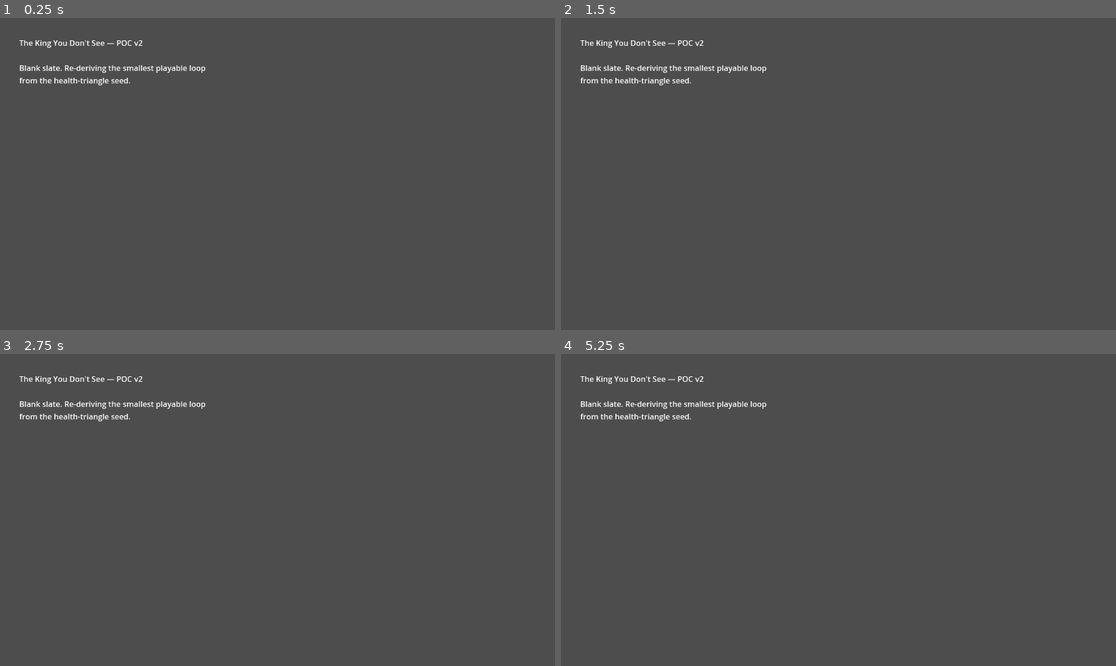
Above: before the commit, frames 1-4 (two rows, left to right).
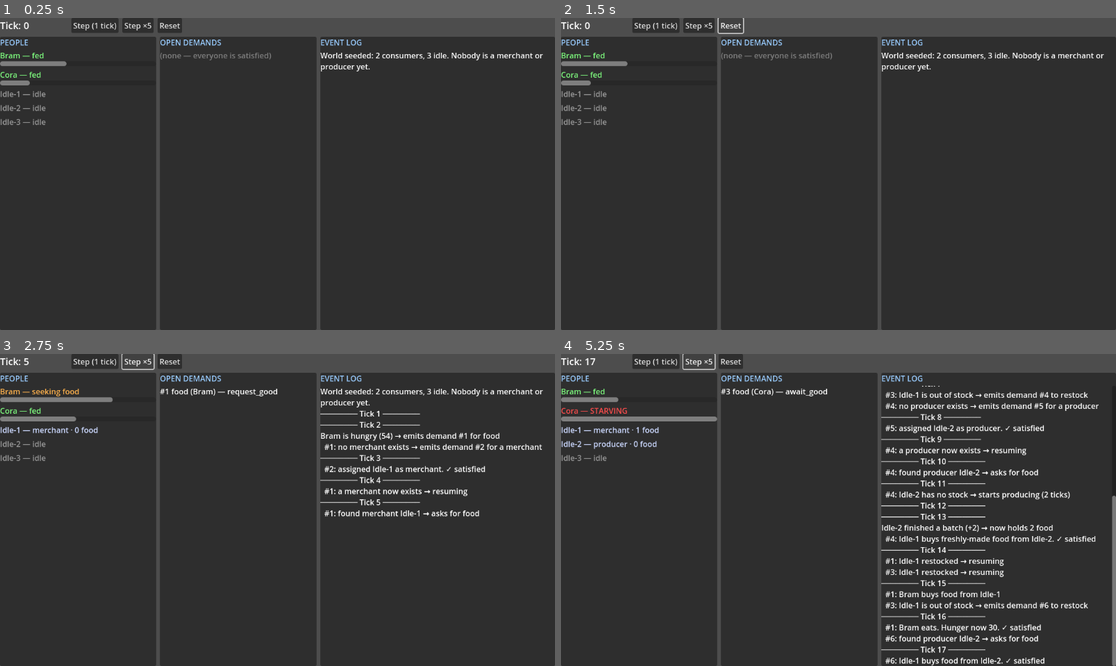
Above: after the commit, the same moments.

Repository: zmkram322/TheKingYouDontSee
Game: Godot game, scene res://main.tscn
The game is run twice, just before and just after one commit, with the same random seed, the same clock (stepped at 60 frames per second) and the same inputs.
Inputs (mouse positions are in pixels of both pictures, inside the frame that each line leads up to):
- Up to frame 1 (0.25 s): no input
- Up to frame 2 (1.5 s): click (655, 24) at 0.5 s, where only the run after the commit has a clickable "Step (1 tick)"; click (733, 24) at 1.25 s, where only the run after the commit has a clickable "Reset"
- Up to frame 3 (2.75 s): click (138, 360) at 2 s, where only the run after the commit has a clickable "Step ×5"
- Up to frame 4 (5.25 s): click (655, 360) at 2.75 s, where only the run after the commit has a clickable "Step (1 tick)"; click (699, 360) at 3.5 s, where only the run after the commit has a clickable "Step ×5"; click (655, 360) at 4.25 s, where only the run after the commit has a clickable "Step (1 tick)"; click (699, 360) at 5 s, where only the run after the commit has a clickable "Step ×5"

The runs differ from the first frame. In frame 1, 93% of the frame differs, in the area x 0-100%, y 0-100%; in frame 2, 93%; in frame 3, 92%; in frame 4, 91%.

Commit message:
POC v2 slice 1: hunger-driven demand cascade
The one recursive primitive — a demand hits a resolver that either satisfies it
or emits the child demand it needs and waits — proven on a 3-tier food chain:
Consumer -> Merchant -> Producer. A missing role is just another demand, so the
sim bootstraps the whole supply chain from an all-idle start, one visible hop
per tick. Step-button UI (actor cards, live demand queue, event log).

Validated headless: chain self-assembles and reaches a sustainable steady state
feeding both consumers. No market windows, no world triggers — pure dependency
resolution.

Co-Authored-By: Claude Opus 4.8 (1M context) <noreply@anthropic.com>

Diff:
--- /dev/null
+++ b/tkyds-game/main.gd
@@ -0,0 +1,164 @@
+extends Control
+
+# Watches the food cascade breathe. Everything is built in code — no art,
+# no hand-authored scene graph. Press Step to advance one tick and watch the
+# demand-wave crawl down the chain and satisfaction crawl back up.
+
+var sim := Simulation.new()
+
+var _tick_label: Label
+var _actors_box: VBoxContainer
+var _demands_box: VBoxContainer
+var _log_label: RichTextLabel
+
+
+func _ready() -> void:
+	_build_ui()
+	sim.reset()
+	_render()
+
+
+func _build_ui() -> void:
+	var root := VBoxContainer.new()
+	root.set_anchors_and_offsets_preset(Control.PRESET_FULL_RECT)
+	root.add_theme_constant_override("separation", 8)
+	add_child(root)
+
+	# --- Top control bar ---
+	var bar := HBoxContainer.new()
+	bar.add_theme_constant_override("separation", 8)
+	root.add_child(bar)
+
+	_tick_label = Label.new()
+	_tick_label.add_theme_font_size_override("font_size", 20)
+	_tick_label.custom_minimum_size = Vector2(140, 0)
+	bar.add_child(_tick_label)
+
+	var step_btn := Button.new()
+	step_btn.text = "Step (1 tick)"
+	step_btn.pressed.connect(_on_step)
+	bar.add_child(step_btn)
+
+	var step5_btn := Button.new()
+	step5_btn.text = "Step ×5"
+	step5_btn.pressed.connect(func() -> void:
+		for i in range(5):
+			sim.advance_one_tick()
+		_render())
+	bar.add_child(step5_btn)
+
+	var reset_btn := Button.new()
+	reset_btn.text = "Reset"
+	reset_btn.pressed.connect(func() -> void:
+		sim.reset()
+		_render())
+	bar.add_child(reset_btn)
+
+	# --- Three panels ---
+	var panels := HBoxContainer.new()
+	panels.size_flags_vertical = Control.SIZE_EXPAND_FILL
+	panels.add_theme_constant_override("separation", 8)
+	root.add_child(panels)
+
+	_actors_box = _make_panel(panels, "PEOPLE", 2.0)
+	_demands_box = _make_panel(panels, "OPEN DEMANDS", 2.0)
+
+	# Event log panel (uses a RichTextLabel instead of a rebuilt list)
+	var log_panel := PanelContainer.new()
+	log_panel.size_flags_horizontal = Control.SIZE_EXPAND_FILL
+	log_panel.size_flags_stretch_ratio = 3.0
+	panels.add_child(log_panel)
+	var log_col := VBoxContainer.new()
+	log_panel.add_child(log_col)
+	log_col.add_child(_make_header("EVENT LOG"))
+	_log_label = RichTextLabel.new()
+	_log_label.size_flags_vertical = Control.SIZE_EXPAND_FILL
+	_log_label.scroll_following = true
+	_log_label.bbcode_enabled = false
+	log_col.add_child(_log_label)
+
+
+func _make_panel(parent: Node, title: String, ratio: float) -> VBoxContainer:
+	var panel := PanelContainer.new()
+	panel.size_flags_horizontal = Control.SIZE_EXPAND_FILL
+	panel.size_flags_stretch_ratio = ratio
+	parent.add_child(panel)
+	var col := VBoxContainer.new()
+	panel.add_child(col)
+	col.add_child(_make_header(title))
+	var list := VBoxContainer.new()
+	list.name = "List"
+	list.size_flags_vertical = Control.SIZE_EXPAND_FILL
+	list.add_theme_constant_override("separation", 6)
+	col.add_child(list)
+	return list
+
+
+func _make_header(title: String) -> Label:
+	var h := Label.new()
+	h.text = title
+	h.add_theme_font_size_override("font_size", 16)
+	h.add_theme_color_override("font_color", Color(0.6, 0.8, 1.0))
+	return h
+
+
+func _on_step() -> void:
+	sim.advance_one_tick()
+	_render()
+
+
+# --- Rendering --------------------------------------------------------------
+
+func _render() -> void:
+	_tick_label.text = "Tick: %d" % sim.tick
+	_render_actors()
+	_render_demands()
+	_log_label.text = "\n".join(sim.log_lines)
+
+
+func _render_actors() -> void:
+	for c in _actors_box.get_children():
+		c.queue_free()
+	for a in sim.actors:
+		var row := VBoxContainer.new()
+		row.add_theme_constant_override("separation", 1)
+		var line := Label.new()
+		line.text = "%s — %s" % [a.person_name, a.state_text]
+		line.add_theme_color_override("font_color", _state_color(a))
+		row.add_child(line)
+		if a.role == Actor.ROLE_CONSUMER:
+			var bar := ProgressBar.new()
+			bar.max_value = Simulation.HUNGER_MAX
+			bar.value = a.hunger
+			bar.show_percentage = false
+			bar.custom_minimum_size = Vector2(0, 10)
+			row.add_child(bar)
+		_actors_box.add_child(row)
+
+
+func _render_demands() -> void:
+	for c in _demands_box.get_children():
+		c.queue_free()
+	if sim.demands.is_empty():
+		var none := Label.new()
+		none.text = "(none — everyone is satisfied)"
+		none.add_theme_color_override("font_color", Color(0.5, 0.5, 0.5))
+		_demands_box.add_child(none)
+		return
+	for d in sim.demands:
+		var lbl := Label.new()
+		lbl.text = d.label()
+		lbl.autowrap_mode = TextServer.AUTOWRAP_WORD_SMART
+		_demands_box.add_child(lbl)
+
+
+func _state_color(a: Actor) -> Color:
+	if a.role == Actor.ROLE_CONSUMER:
+		if a.hunger >= Simulation.HUNGER_MAX:
+			return Color(1.0, 0.3, 0.3)
+		if a.hunger >= Simulation.HUNGER_NEED_THRESHOLD:
+			return Color(1.0, 0.7, 0.3)
+		return Color(0.5, 1.0, 0.5)
+	if a.role == Actor.ROLE_IDLE:
+		return Color(0.6, 0.6, 0.6)
+	return Color(0.8, 0.85, 1.0)
--- a/tkyds-game/main.tscn
+++ b/tkyds-game/main.tscn
@@ -1,11 +1,12 @@
-[gd_scene format=3]
+[gd_scene load_steps=2 format=3]
 
-[node name="Main" type="Node2D"]
+[ext_resource type="Script" path="res://main.gd" id="1"]
 
-[node name="Placeholder" type="Label" parent="."]
-offset_left = 40.0
-offset_top = 40.0
-text = "The King You Don't See — POC v2
-
-Blank slate. Re-deriving the smallest playable loop
-from the health-triangle seed."
+[node name="Main" type="Control"]
+layout_mode = 3
+anchors_preset = 15
+anchor_right = 1.0
+anchor_bottom = 1.0
+grow_horizontal = 2
+grow_vertical = 2
+script = ExtResource("1")
--- /dev/null
+++ b/tkyds-game/sim/actor.gd
@@ -0,0 +1,32 @@
+class_name Actor
+extends RefCounted
+
+# A person in the world. Just data + a bit of display state.
+# Role is assigned on demand — everyone can start idle and get pulled into
+# whatever role the cascade needs (merchant, producer, ...).
+
+const ROLE_IDLE := &"idle"
+const ROLE_CONSUMER := &"consumer"
+const ROLE_MERCHANT := &"merchant"
+const ROLE_PRODUCER := &"producer"
+
+var person_name: String
+var role: StringName = ROLE_IDLE
+
+# Consumer stuff
+var hunger: float = 0.0          # 0 = full, 100 = starving
+
+# Anyone can hold food (consumer eats it, merchant resells it, producer makes it)
+var food: int = 0
+
+# Producer stuff
+var producing_ticks_left: int = 0
+
+# Short human-readable line describing what this person is doing right now.
+var state_text: String = "idle"
+
+
+func _init(name: String, starting_role: StringName = ROLE_IDLE) -> void:
+	person_name = name
+	role = starting_role
+	state_text = String(starting_role)
--- /dev/null
+++ b/tkyds-game/sim/demand.gd
@@ -0,0 +1,35 @@
+class_name Demand
+extends RefCounted
+
+# The one repeated primitive. A demand hits a resolver each tick; the resolver
+# either satisfies it or emits the child demand it needs and waits on that child.
+# When the child is satisfied, this demand resumes. That's the whole engine.
+
+# Kinds of demand
+const FOOD := &"food"        # a hungry consumer wants to eat
+const ROLE := &"role"        # a missing role needs a body assigned to it
+const BUY_GOOD := &"buy"     # a merchant wants to restock from a producer
+
+var id: int
+var kind: StringName
+var requester: Actor            # who needs this filled
+var provider: Actor = null      # who got assigned to fill it (once known)
+var role_wanted: StringName     # only for ROLE demands
+var phase: StringName           # where we are in this demand's little state machine
+var child: Demand = null        # the sub-demand we're currently waiting on
+var satisfied: bool = false
+
+
+func _init(new_id: int, new_kind: StringName, who: Actor) -> void:
+	id = new_id
+	kind = new_kind
+	requester = who
+
+
+# A compact label for the queue panel, e.g. "#4 food (Bram) — request_good".
+func label() -> String:
+	var who := requester.person_name if requester else "?"
+	var extra := ""
+	if kind == ROLE:
+		extra = " " + String(role_wanted)
+	return "#%d %s%s (%s) — %s" % [id, String(kind), extra, who, String(phase)]
--- /dev/null
+++ b/tkyds-game/sim/simulation.gd
@@ -0,0 +1,275 @@
+class_name Simulation
+extends RefCounted
+
+# The world engine. One good (food), driven entirely by hunger.
+# advance_one_tick() moves the whole dependency graph forward exactly ONE hop,
+# so a full cascade (hungry -> need merchant -> need producer -> produce -> sell
+# -> sell -> eat) visibly crawls down and the satisfaction visibly crawls back up
+# over several ticks. Nothing here knows about market windows or world triggers.
+
+# --- Tunable feel constants -------------------------------------------------
+const HUNGER_PER_TICK := 6.0
+const HUNGER_NEED_THRESHOLD := 50.0
+const HUNGER_MAX := 100.0
+const EAT_REDUCES_HUNGER := 70.0  # a meal actually fills you up (drops below threshold)
+const PRODUCE_TICKS := 2          # ticks a producer spends on a batch
+const FOOD_PER_PRODUCTION := 2    # batch size — leaves buffer stock so one producer feeds several
+# ----------------------------------------------------------------------------
+
+var tick: int = 0
+var actors: Array[Actor] = []
+var demands: Array[Demand] = []   # open (unsatisfied) demands only
+var log_lines: Array[String] = []
+
+var _next_demand_id: int = 1
+
+
+func reset() -> void:
+	tick = 0
+	actors.clear()
+	demands.clear()
+	log_lines.clear()
+	_next_demand_id = 1
+
+	# Two consumers, staggered so they don't all get hungry on the same tick.
+	var bram := Actor.new("Bram", Actor.ROLE_CONSUMER)
+	bram.hunger = 42.0
+	var cora := Actor.new("Cora", Actor.ROLE_CONSUMER)
+	cora.hunger = 18.0
+	actors.append(bram)
+	actors.append(cora)
+
+	# A pool of idle people. The cascade pulls them into roles as it needs them.
+	for i in range(3):
+		actors.append(Actor.new("Idle-%d" % (i + 1)))
+
+	_log("World seeded: 2 consumers, 3 idle. Nobody is a merchant or producer yet.")
+	_refresh_all_state_text()
+
+
+# --- The tick ---------------------------------------------------------------
+
+func advance_one_tick() -> void:
+	tick += 1
+	_log("──────── Tick %d ────────" % tick)
+
+	_accumulate_hunger_and_emit()
+	_advance_production()
+	_step_all_demands_one_hop()
+	_refresh_all_state_text()
+
+
+func _accumulate_hunger_and_emit() -> void:
+	for a in actors:
+		if a.role != Actor.ROLE_CONSUMER:
+			continue
+		a.hunger = min(HUNGER_MAX, a.hunger + HUNGER_PER_TICK)
+		if a.hunger >= HUNGER_NEED_THRESHOLD and not _has_open_food_demand(a):
+			var d := _new_demand(Demand.FOOD, a)
+			d.phase = &"check_pantry"
+			_log("%s is hungry (%d) → emits demand #%d for food" % [a.person_name, int(a.hunger), d.id])
+
+
+func _advance_production() -> void:
+	for a in actors:
+		if a.role == Actor.ROLE_PRODUCER and a.producing_ticks_left > 0:
+			a.producing_ticks_left -= 1
+			if a.producing_ticks_left == 0:
+				a.food += FOOD_PER_PRODUCTION
+				_log("%s finished a batch (+%d) → now holds %d food" % [a.person_name, FOOD_PER_PRODUCTION, a.food])
+
+
+func _step_all_demands_one_hop() -> void:
+	# Snapshot: demands spawned during this loop wait until next tick, which is
+	# exactly what makes the wave travel one layer per tick.
+	var snapshot := demands.duplicate()
+	for d in snapshot:
+		if d.satisfied:
+			continue
+		match d.kind:
+			Demand.FOOD:
+				_step_food(d)
+			Demand.ROLE:
+				_step_role(d)
+			Demand.BUY_GOOD:
+				_step_buy(d)
+	# Drop everything that got satisfied this tick.
+	demands = demands.filter(func(d: Demand) -> bool: return not d.satisfied)
+
+
+# --- The three resolvers ----------------------------------------------------
+
+func _step_food(d: Demand) -> void:
+	var consumer := d.requester
+	match d.phase:
+		&"check_pantry":
+			if consumer.food > 0:
+				d.phase = &"eat"
+			else:
+				d.phase = &"find_merchant"
+				_step_food(d)   # no reason to burn a tick just re-labelling
+
+		&"find_merchant":
+			var merchant := _find_actor_with_role(Actor.ROLE_MERCHANT)
+			if merchant != null:
+				d.provider = merchant
+				d.phase = &"request_good"
+				_log("  #%d: found merchant %s → asks for food" % [d.id, merchant.person_name])
+			else:
+				d.child = _need_role(Actor.ROLE_MERCHANT, d)
+				d.phase = &"await_merchant"
+				_log("  #%d: no merchant exists → emits demand #%d for a merchant" % [d.id, d.child.id])
+
+		&"await_merchant":
+			if d.child != null and d.child.satisfied:
+				d.phase = &"find_merchant"
+				_log("  #%d: a merchant now exists → resuming" % d.id)
+
+		&"request_good":
+			var merchant := d.provider
+			if merchant.food > 0:
+				merchant.food -= 1
+				consumer.food += 1
+				d.phase = &"eat"
+				_log("  #%d: %s buys food from %s" % [d.id, consumer.person_name, merchant.person_name])
+			else:
+				d.child = _need_restock(merchant, d)
+				d.phase = &"await_good"
+				_log("  #%d: %s is out of stock → emits demand #%d to restock" % [d.id, merchant.person_name, d.child.id])
+
+		&"await_good":
+			if d.child != null and d.child.satisfied:
+				d.phase = &"request_good"
+				_log("  #%d: %s restocked → resuming" % [d.id, d.provider.person_name])
+
+		&"eat":
+			consumer.food -= 1
+			consumer.hunger = max(0.0, consumer.hunger - EAT_REDUCES_HUNGER)
+			d.satisfied = true
+			_log("  #%d: %s eats. Hunger now %d. ✓ satisfied" % [d.id, consumer.person_name, int(consumer.hunger)])
+
+
+func _step_role(d: Demand) -> void:
+	# "A missing role is just another demand." Auto-assign an idle body if one
+	# is free; otherwise keep waiting (the demand stays tracked in the queue).
+	var idle := _find_actor_with_role(Actor.ROLE_IDLE)
+	if idle != null:
+		idle.role = d.role_wanted
+		d.provider = idle
+		d.satisfied = true
+		_log("  #%d: assigned %s as %s. ✓ satisfied" % [d.id, idle.person_name, String(d.role_wanted)])
+	else:
+		_log("  #%d: no idle person free to become %s — waiting" % [d.id, String(d.role_wanted)])
+
+
+func _step_buy(d: Demand) -> void:
+	var merchant := d.requester
+	match d.phase:
+		&"find_producer":
+			var producer := _find_actor_with_role(Actor.ROLE_PRODUCER)
+			if producer != null:
+				d.provider = producer
+				d.phase = &"request_produce"
+				_log("  #%d: found producer %s → asks for food" % [d.id, producer.person_name])
+			else:
+				d.child = _need_role(Actor.ROLE_PRODUCER, d)
+				d.phase = &"await_producer"
+				_log("  #%d: no producer exists → emits demand #%d for a producer" % [d.id, d.child.id])
+
+		&"await_producer":
+			if d.child != null and d.child.satisfied:
+				d.phase = &"find_producer"
+				_log("  #%d: a producer now exists → resuming" % d.id)
+
+		&"request_produce":
+			var producer := d.provider
+			if producer.food > 0:
+				producer.food -= 1
+				merchant.food += 1
+				d.satisfied = true
+				_log("  #%d: %s buys food from %s. ✓ satisfied" % [d.id, merchant.person_name, producer.person_name])
+			else:
+				if producer.producing_ticks_left == 0:
+					producer.producing_ticks_left = PRODUCE_TICKS
+					_log("  #%d: %s has no stock → starts producing (%d ticks)" % [d.id, producer.person_name, PRODUCE_TICKS])
+				d.phase = &"await_produce"
+
+		&"await_produce":
+			var producer := d.provider
+			if producer.food > 0:
+				producer.food -= 1
+				merchant.food += 1
+				d.satisfied = true
+				_log("  #%d: %s buys freshly-made food from %s. ✓ satisfied" % [d.id, merchant.person_name, producer.person_name])
+
+
+# --- Small helpers ----------------------------------------------------------
+
+func _new_demand(kind: StringName, who: Actor) -> Demand:
+	var d := Demand.new(_next_demand_id, kind, who)
+	_next_demand_id += 1
+	demands.append(d)
+	return d
+
+
+# Reuse an already-open role demand if one exists, so we never assign two
+# merchants when one will do. Missing-role demands are shared.
+func _need_role(role: StringName, parent: Demand) -> Demand:
+	for d in demands:
+		if d.kind == Demand.ROLE and d.role_wanted == role and not d.satisfied:
+			return d
+	var nd := _new_demand(Demand.ROLE, parent.requester)
+	nd.role_wanted = role
+	nd.phase = &"find_idle"
+	return nd
+
+
+# Reuse an open restock demand for the same merchant.
+func _need_restock(merchant: Actor, _parent: Demand) -> Demand:
+	for d in demands:
+		if d.kind == Demand.BUY_GOOD and d.requester == merchant and not d.satisfied:
+			return d
+	var nd := _new_demand(Demand.BUY_GOOD, merchant)
+	nd.phase = &"find_producer"
+	return nd
+
+
+func _find_actor_with_role(role: StringName) -> Actor:
+	for a in actors:
+		if a.role == role:
+			return a
+	return null
+
+
+func _has_open_food_demand(consumer: Actor) -> bool:
+	for d in demands:
+		if d.kind == Demand.FOOD and d.requester == consumer and not d.satisfied:
+			return true
+	return false
+
+
+func _log(line: String) -> void:
+	log_lines.append(line)
+
+
+func _refresh_all_state_text() -> void:
+	for a in actors:
+		a.state_text = _describe(a)
+
+
+func _describe(a: Actor) -> String:
+	match a.role:
+		Actor.ROLE_CONSUMER:
+			if a.hunger >= HUNGER_MAX:
+				return "STARVING"
+			if _has_open_food_demand(a):
+				return "seeking food"
+			return "fed" if a.hunger < HUNGER_NEED_THRESHOLD else "hungry"
+		Actor.ROLE_MERCHANT:
+			return "merchant · %d food" % a.food
+		Actor.ROLE_PRODUCER:
+			if a.producing_ticks_left > 0:
+				return "producing (%d left) · %d food" % [a.producing_ticks_left, a.food]
+			return "producer · %d food" % a.food
+		_:
+			return "idle"
Not shown, added: tkyds-game/main.gd.uid
Not shown, added: tkyds-game/sim/actor.gd.uid
Not shown, added: tkyds-game/sim/demand.gd.uid
Not shown, added: tkyds-game/sim/simulation.gd.uid
Not shown, added: tkyds-game/test_sim.gd.uid
